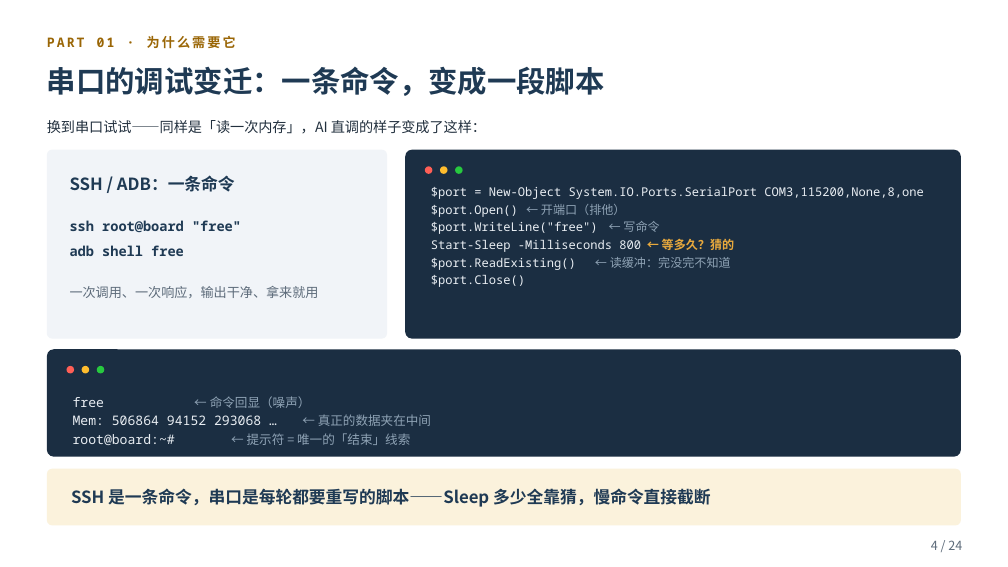
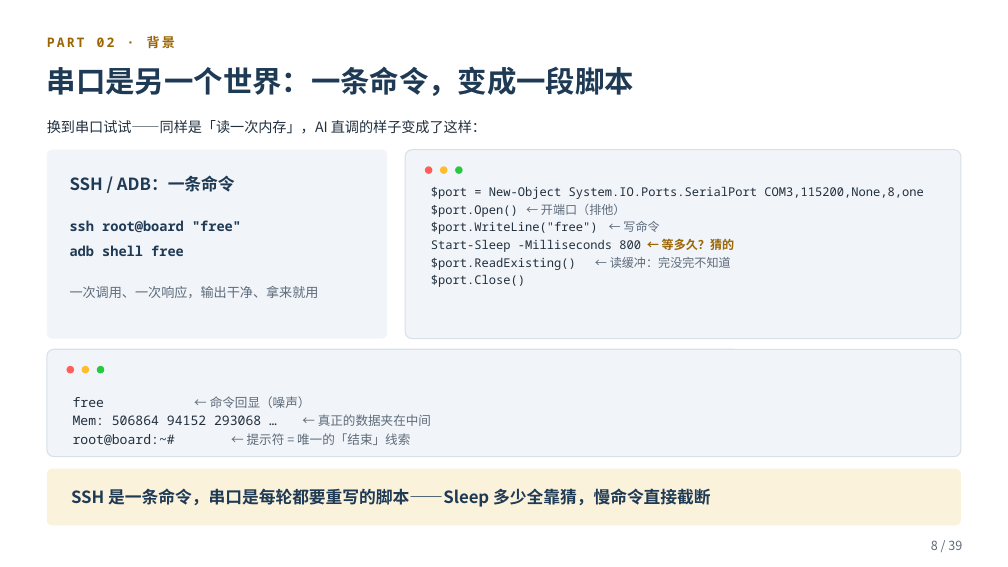
Before and after one commit to smk-h/embedded-mcp-toolkit, a slide deck: slide 8 of ppt/embedded-mcp-toolkit-项目介绍.pptx (slide 4 before the commit). Drawn at 1008x567 pixels with LibreOffice and Linux fonts; fonts in the diff are those of the drawing. Boxes give left, top, right and bottom in pixels: in the first picture for what was removed or moved away, otherwise in the second. Text is boxed around its words. In the diff, an @@ line names an element or a change of style, - is before the commit and + after.

```diff
--- a/ppt/embedded-mcp-toolkit-项目介绍.pptx
+++ b/ppt/embedded-mcp-toolkit-项目介绍.pptx
@@ text at bbox=[47, 36, 175, 48]: text changed @@
-PART 01 · 为什么需要它
+PART 02 · 背景
@@ text at bbox=[47, 67, 634, 96]: text changed @@
-串口的调试变迁：一条命令，变成一段脚本
+串口是另一个世界：一条命令，变成一段脚本
@@ rounded rectangle at bbox=[405, 150, 961, 339]: fill #1B2E42 to #F1F4F8; outline none to #D8E0E8 1 pt @@
@@ text "$port = New-Object System.IO.Ports.SerialPort COM3,115200,No ..." at bbox=[431, 187, 923, 287]: text colour #E8EDF2 to #22303E in "$port = New-Object System.IO.Ports.SerialPort COM3,115200,No ...", "$port.Open()", "$port.WriteLine("free")", "Start-Sleep -Milliseconds 800" and 2 more places; text colour #8FA3B5 to #5D6B7A in "← 开端口（排他）", "← 写命令", "← 读缓冲：完没完不知道"; text colour #E8A93D to #9A6606 in "← 等多久？猜的" @@
@@ rounded rectangle at bbox=[47, 349, 961, 457]: fill #1B2E42 to #F1F4F8; outline none to #D8E0E8 1 pt @@
@@ text "free ← 命令回显（噪声）" at bbox=[73, 396, 431, 445]: text colour #E8EDF2 to #22303E in "free", "Mem: 506864 94152 293068 …", "root@board:~#"; text colour #8FA3B5 to #5D6B7A in "← 命令回显（噪声）", "← 真正的数据夹在中间", "← 提示符 = 唯一的「结束」线索" @@
@@ text at bbox=[931, 540, 962, 550]: text changed @@
-4 / 24
+8 / 39
```
Also in this commit, not shown: 16 other slides changed, 22 slides added, 7 slides removed, 2 other files.
